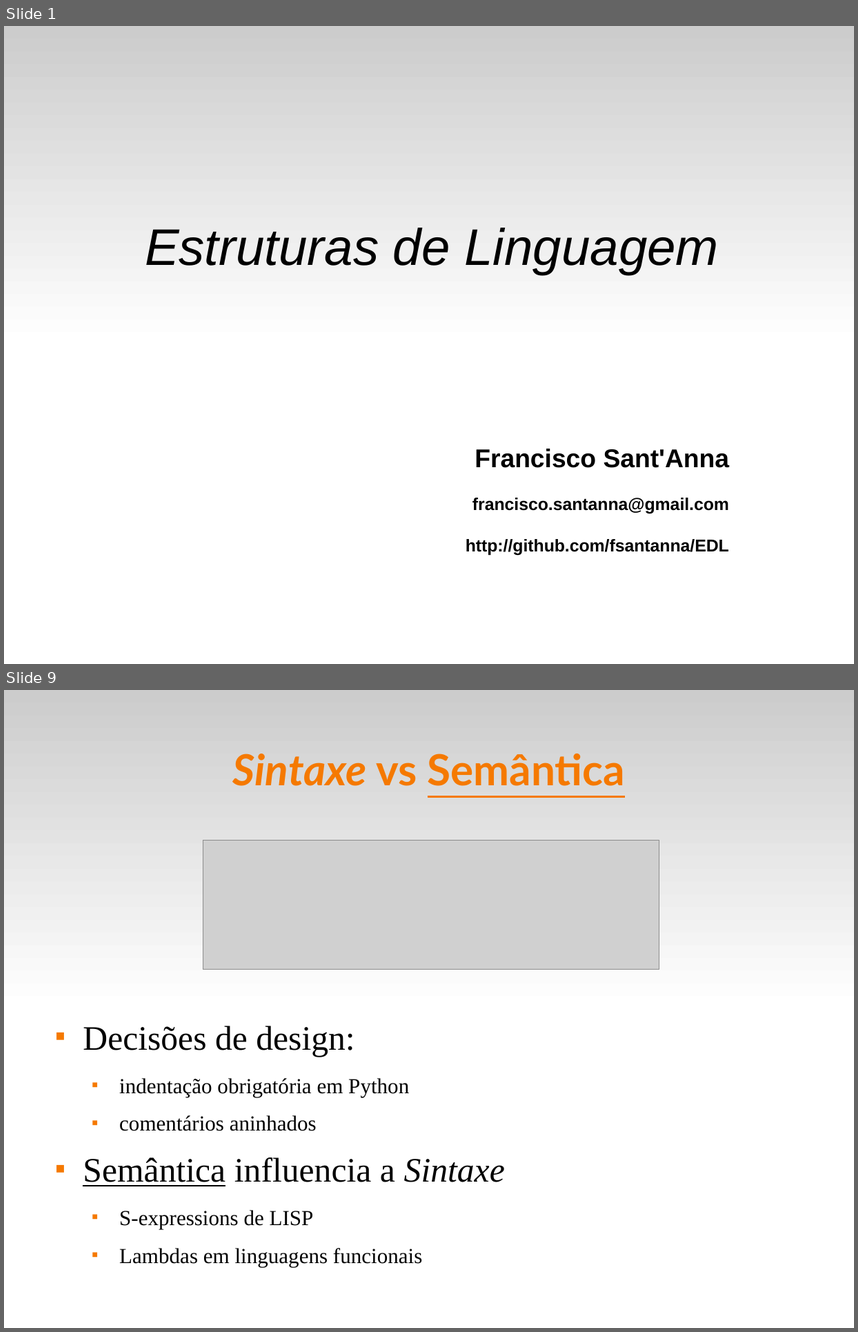
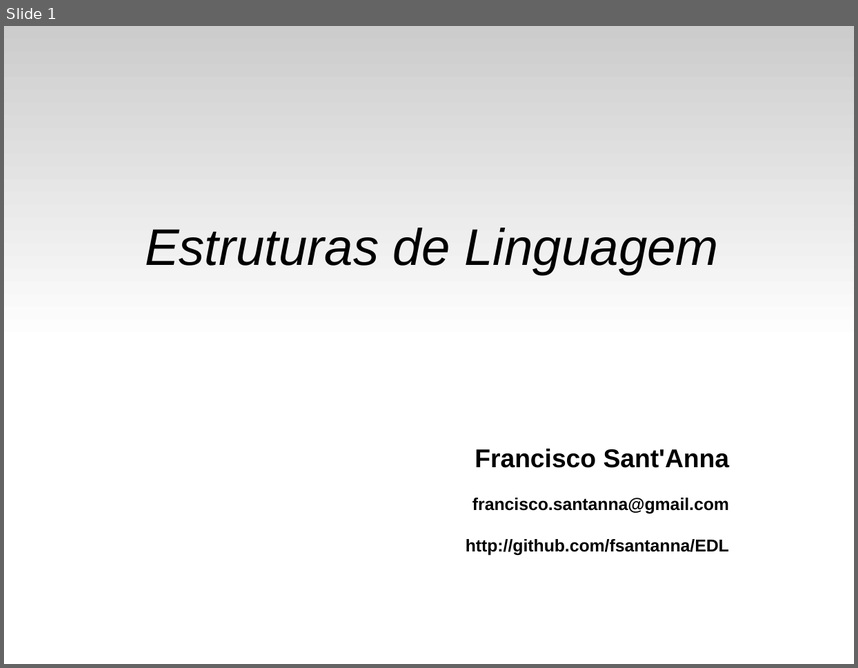
Before and after one commit to fsantanna-uerj/EDL, a slide deck: slides/edl-02.odp. Shown one above the other, each under a label of ours: slides 1 and 9 before the commit, slide 1 after it; the slides between them are not shown. The pictures are 858x1332 and 858x668 pixels, drawn with LibreOffice and Linux fonts; fonts in the diff are those of the drawing; grey boxes stand for pictures. Boxes give left, top, right and bottom in pixels: in the first picture for what was removed or moved away, otherwise in the second. Text is boxed around its words. In the diff, an @@ line names an element or a change of style, - is before the commit and + after.

```diff
--- a/slides/edl-02.odp
+++ b/slides/edl-02.odp
@@ slide 9 removed at [4,690,854,1328], background #FFFFFF; not listed: 1 template element that a slide beside it also shows @@
@@ title removed at [233,753,625,786] @@
-Sintaxe vs Semântica
@@ picture removed at [203,840,660,970] @@
@@ text removed at [83,1025,505,1267] @@
-■ Decisões de design:
-  ■ indentação obrigatória em Python
-  ■ comentários aninhados
-■ Semântica influencia a Sintaxe
-  ■ S-expressions de LISP
-  ■ Lambdas em linguagens funcionais
```
Also in this commit, not shown: 3 slides added, 9 other slides removed, 5 other files.
